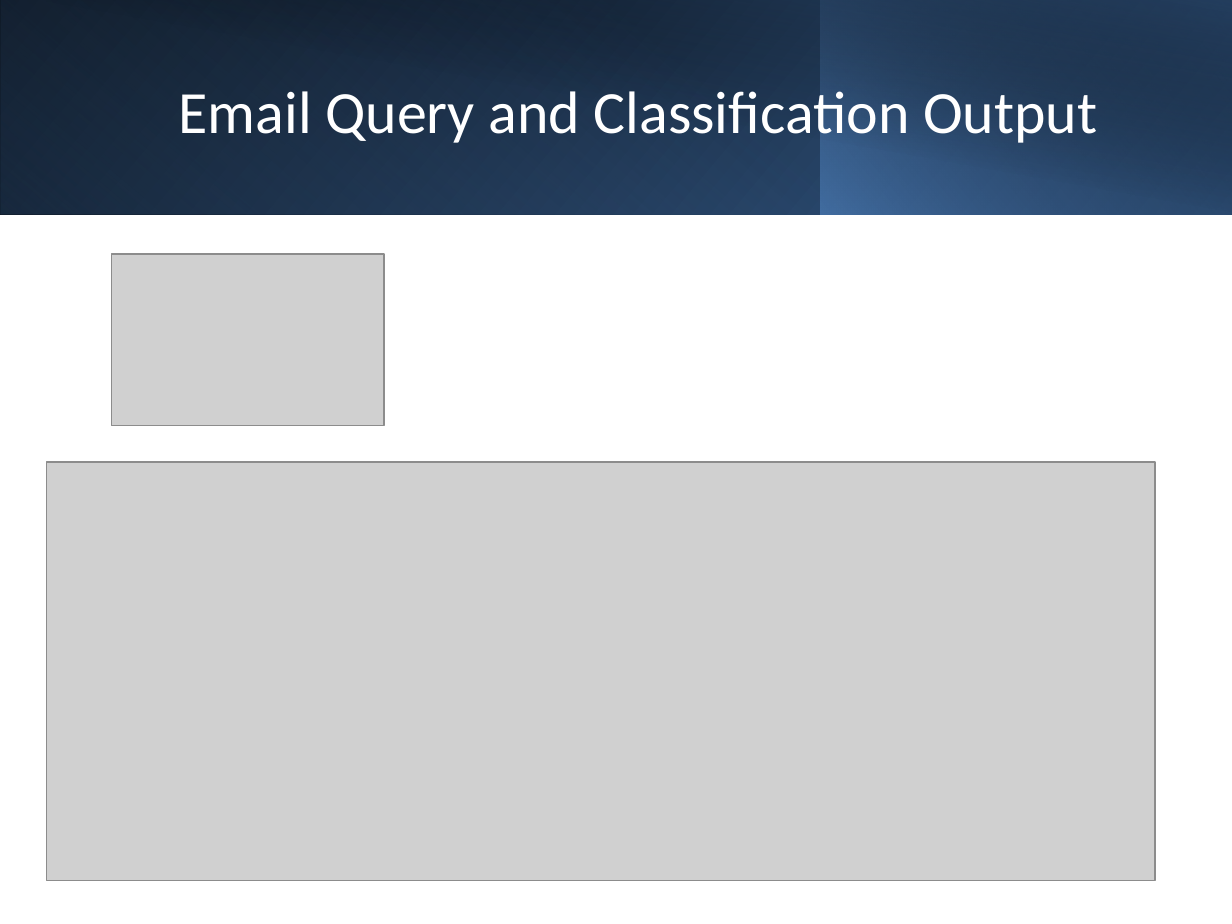
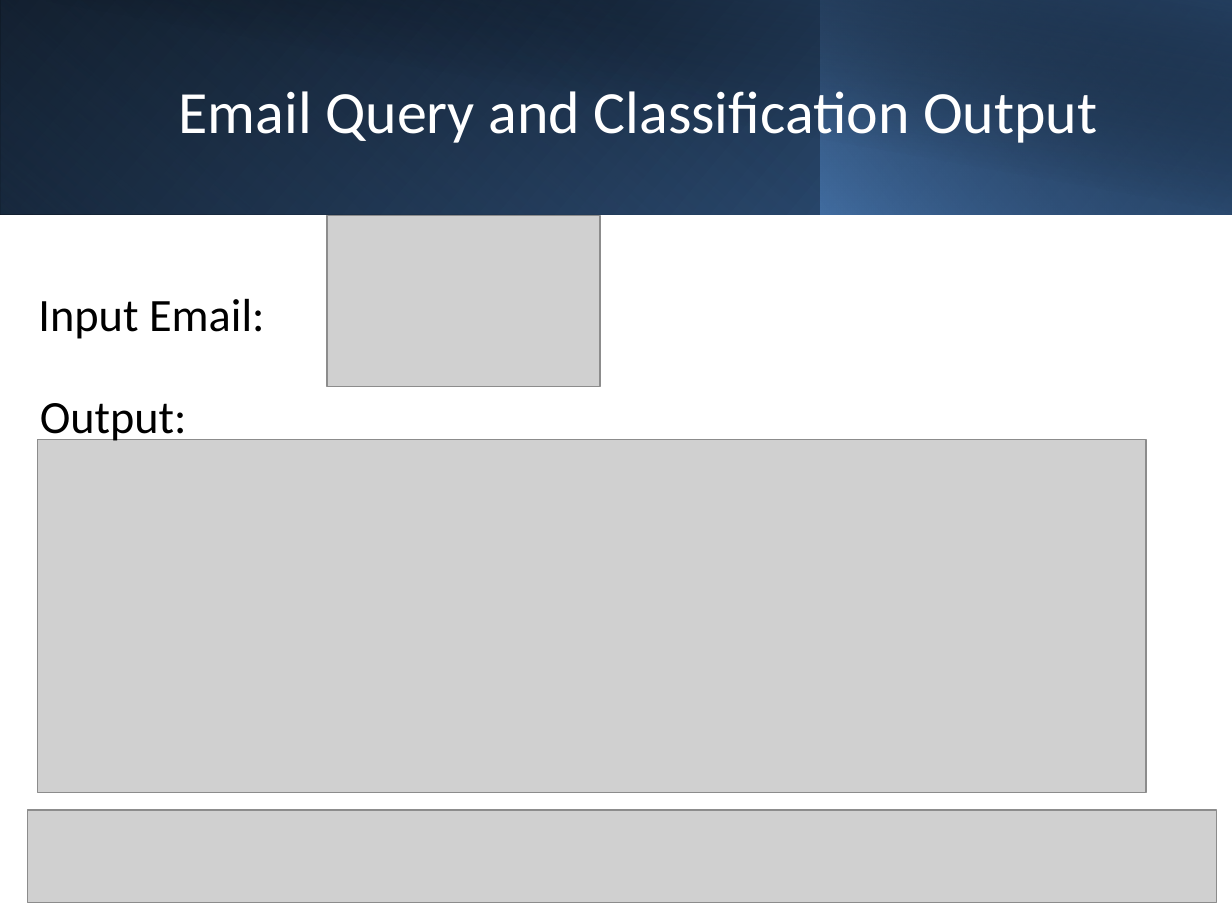
Before and after one commit to Sathvik816/gaied-world-is-ai, a slide deck: slide 7 of artifacts/demo/Hackathon_2025_WorldisAI_Team.pptx. Drawn at 1232x924 pixels with LibreOffice and Linux fonts; fonts in the diff are those of the drawing; grey boxes stand for pictures. Boxes give left, top, right and bottom in pixels: in the first picture for what was removed or moved away, otherwise in the second. Text is boxed around its words. In the diff, an @@ line names an element or a change of style, - is before the commit and + after.

```diff
--- a/artifacts/demo/Hackathon_2025_WorldisAI_Team.pptx
+++ b/artifacts/demo/Hackathon_2025_WorldisAI_Team.pptx
@@ picture added at <box>328,216,601,387</box> @@
@@ picture removed at <box>111,254,384,425</box> @@
@@ text added at <box>38,298,265,339</box>, 27.1 pt, text #000000 @@
+Input Email:
@@ text added at <box>40,403,187,445</box>, 27 pt, text #000000 @@
+Output:
@@ picture: place and size @@
-picture at <box>47,462,1156,881</box>
+picture at <box>37,440,1146,792</box>
@@ picture added at <box>27,811,1216,903</box> @@
```
